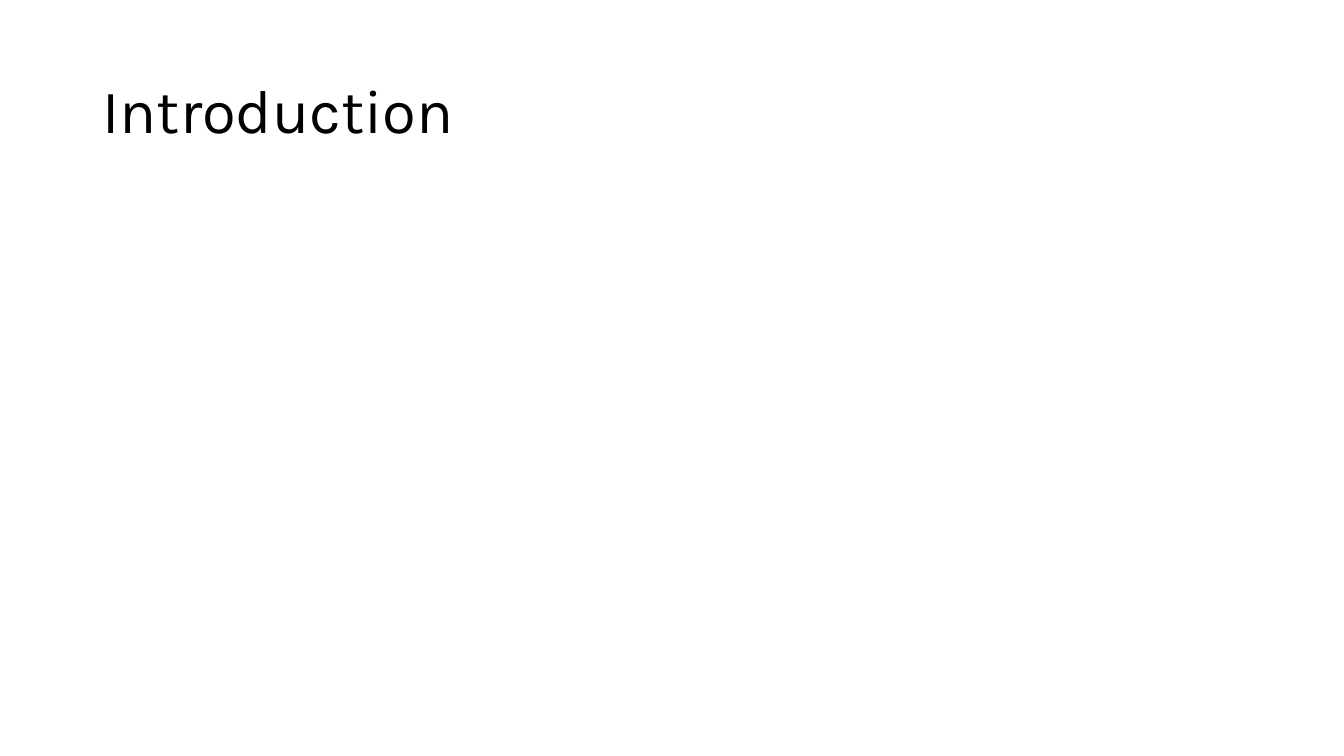
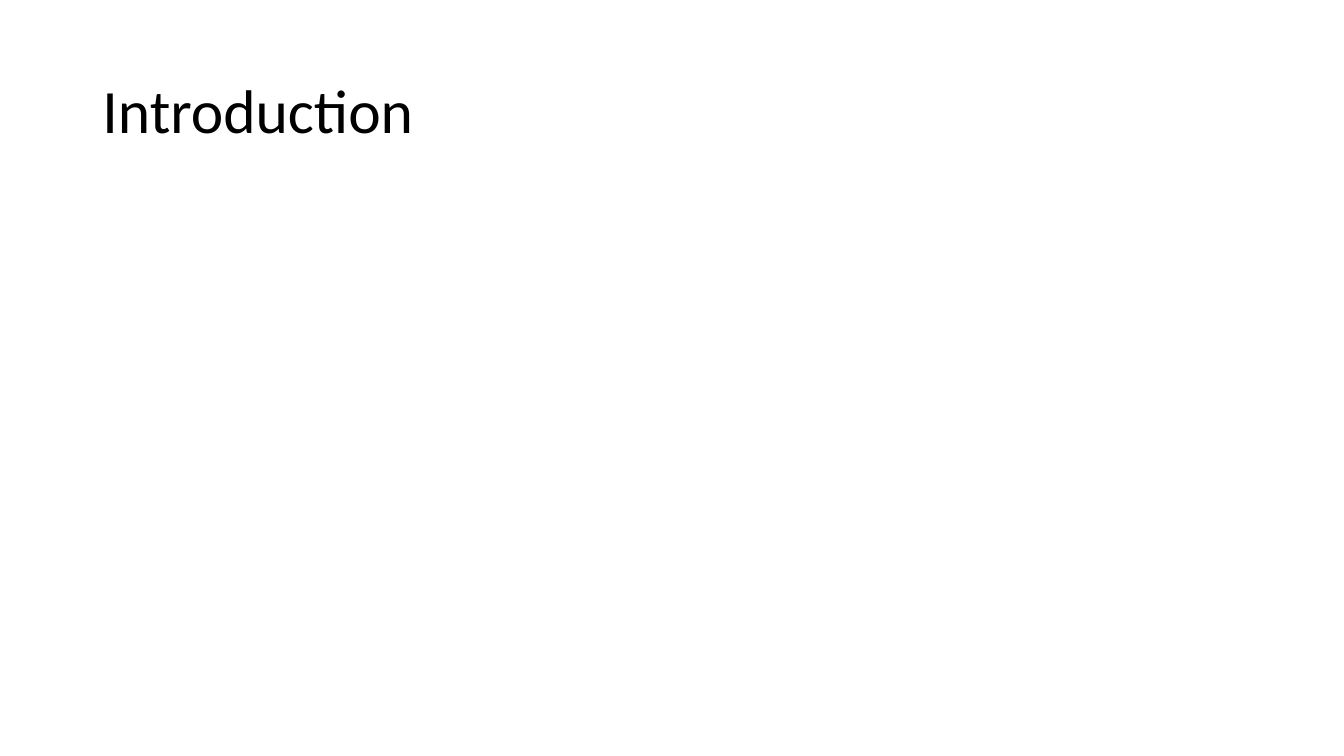
Before and after one commit to inesgarciaslopes/type-operators, a slide deck: slide 2 of latex/Inforum/slides/presentation.pptx. Drawn at 1344x756 pixels with LibreOffice and Linux fonts; fonts in the diff are those of the drawing. Boxes give left, top, right and bottom in pixels: in the first picture for what was removed or moved away, otherwise in the second. Text is boxed around its words. In the diff, an @@ line names an element or a change of style, - is before the commit and + after.

```diff
--- a/latex/Inforum/slides/presentation.pptx
+++ b/latex/Inforum/slides/presentation.pptx
@@ title "Introduction" at [102, 90, 413, 134]: font Karla to Calibri @@
```
Also in this commit, not shown: 2 other slides changed, 5 slides added, 1 slide removed.
